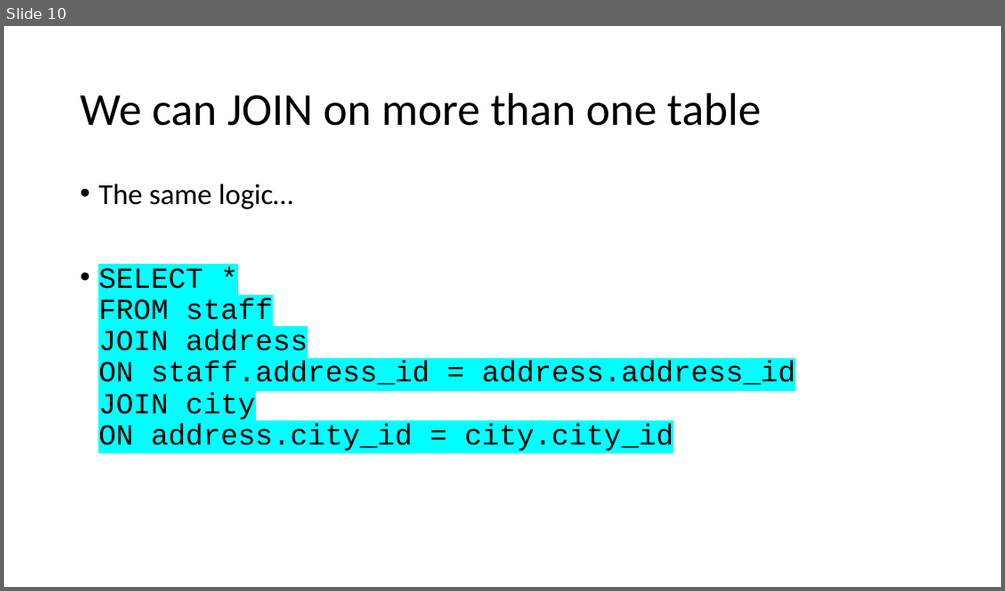
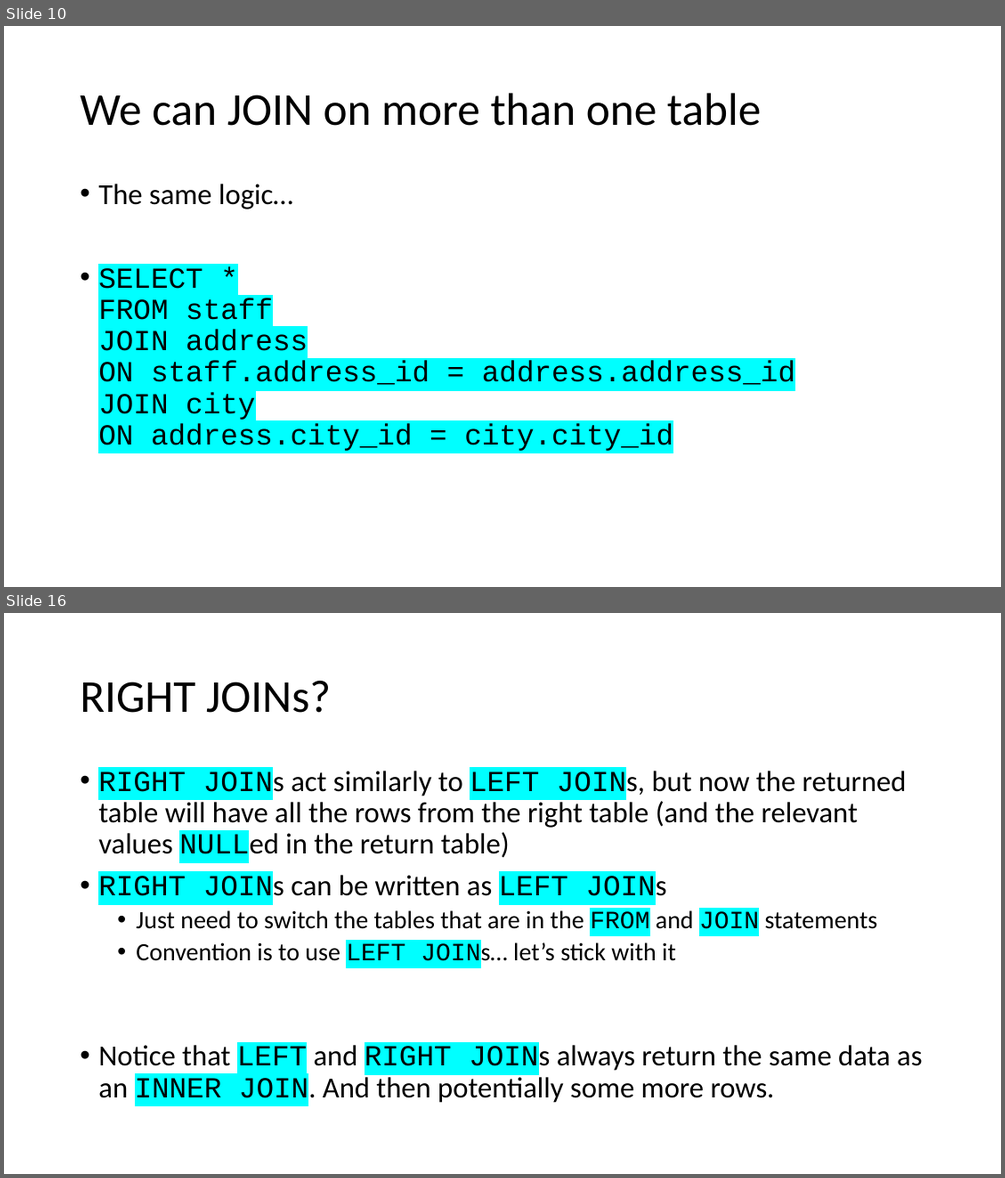
Before and after one commit to TataAndBigData/Practical-ML-DS, a slide deck: Chapter 2. Python for Data Scientists/Module 2. SQL/1. SQL Joins.pptx. Shown one above the other, each under a label of ours: slide 10 before the commit, slides 10 and 16 after it; the slides between them are not shown. The pictures are 1005x591 and 1005x1178 pixels, drawn with LibreOffice and Linux fonts; fonts in the diff are those of the drawing. Boxes give left, top, right and bottom in pixels: in the first picture for what was removed or moved away, otherwise in the second. Text is boxed around its words. In the diff, an @@ line names an element or a change of style, - is before the commit and + after.

Commit message:
finished joins

```diff
--- a/Chapter 2. Python for Data Scientists/Module 2. SQL/1. SQL Joins.pptx
+++ b/Chapter 2. Python for Data Scientists/Module 2. SQL/1. SQL Joins.pptx
@@ slide 16 added at (4,613,1001,1174), background #FFFFFF @@
@@ title added at (80,681,331,713), 44 pt, text #000000 @@
+RIGHT JOINs?
@@ text added at (98,770,922,1105), 28 pt, text #000000 @@
+• RIGHT JOINs act similarly to LEFT JOINs, but now the returned table will have all the rows from the right table (and the relevant values NULLed in the return table)
+• RIGHT JOINs can be written as LEFT JOINs
+  • Just need to switch the tables that are in the FROM and JOIN statements
+  • Convention is to use LEFT JOINs… let’s stick with it
+• Notice that LEFT and RIGHT JOINs always return the same data as an INNER JOIN. And then potentially some more rows.
```
Also in this commit, not shown: 4 slides changed, 4 other slides added.
